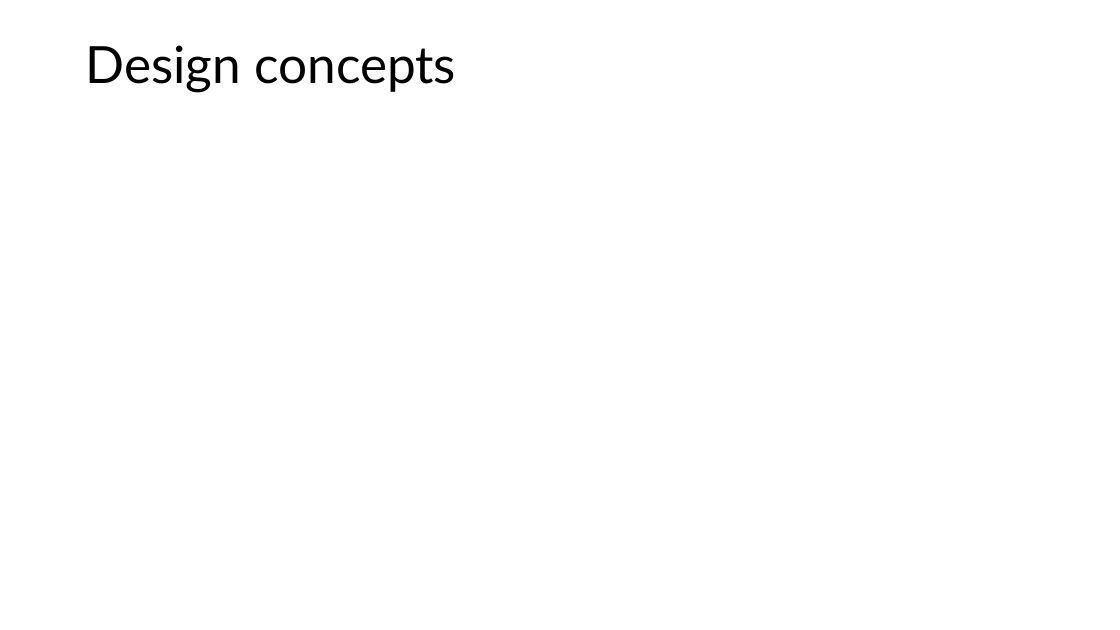
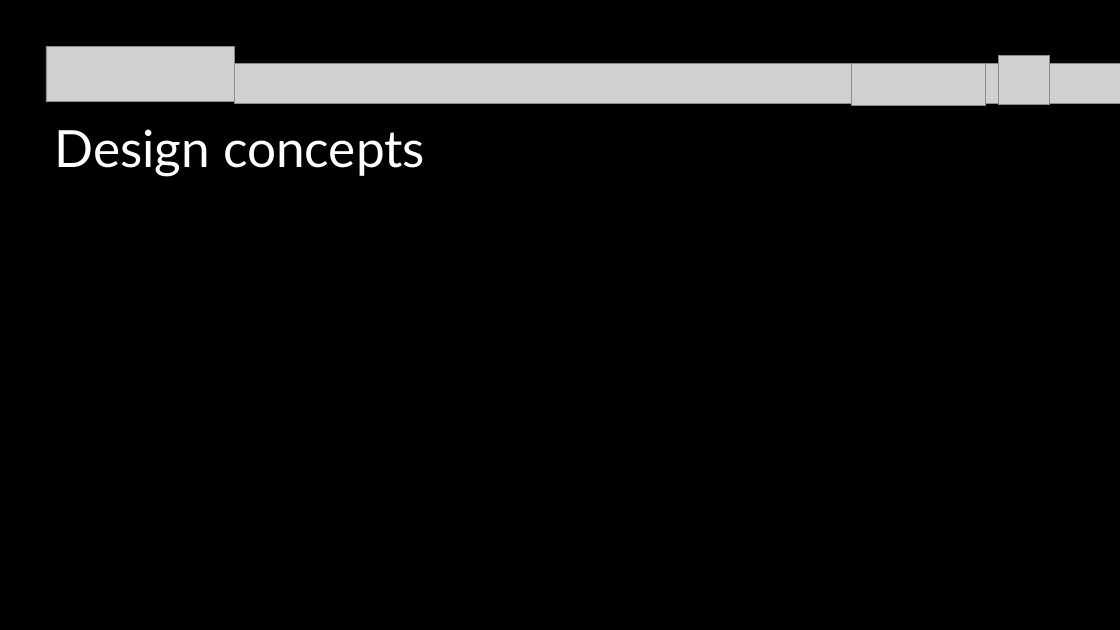
Before and after one commit to ajmonte0920/BootCamp24-project-4-group-08, a slide deck: slide 5 of Project 4_Group 8_Slide Deck.pptx (slide 8 before the commit). Drawn at 1120x630 pixels with LibreOffice and Linux fonts; fonts in the diff are those of the drawing; grey boxes stand for pictures. Boxes give left, top, right and bottom in pixels: in the first picture for what was removed or moved away, otherwise in the second. Text is boxed around its words. In the diff, an @@ line names an element or a change of style, - is before the commit and + after.

```diff
--- a/Project 4_Group 8_Slide Deck.pptx
+++ b/Project 4_Group 8_Slide Deck.pptx
@@ background #FFFFFF to #000000 @@
@@ picture added at <box>46,46,234,102</box> @@
@@ picture added at <box>999,56,1045,103</box> @@
@@ picture added at <box>999,55,1049,105</box> @@
@@ picture added at <box>234,64,1120,103</box> @@
@@ picture added at <box>852,64,986,105</box> @@
@@ title "Design concepts": place and size @@
-title "Design concepts" at <box>85,45,456,93</box>
+title "Design concepts" at <box>54,129,425,177</box>
@@ title "Design concepts" at <box>54,129,425,177</box>: text colour #000000 to #FFFFFF @@
```
Also in this commit, not shown: 9 other slides changed, 2 slides removed, 6 other files.
